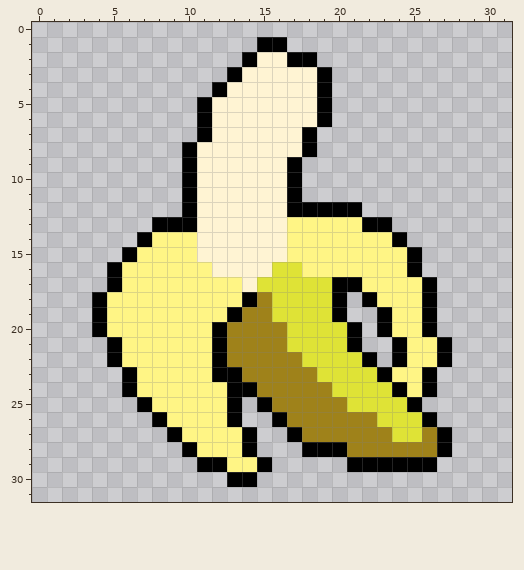
Edited in one commit: pixel-art sprite (tests/dev/res/banana.png). Above is the file before it was changed.
The file is 32x32 pixels.
Once edited:
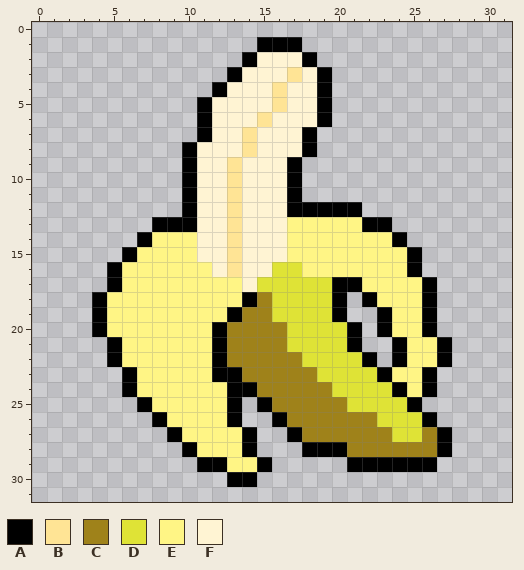
Palette (. is transparent): A #000000  B #ffe495  C #9f821a  D #dfe336  E #fff585  F #fff4d3
The edit:
Changed rows in their new state; - is an unchanged pixel.
first column x 13:
 1 ----A
 2 ----F
 3 ----B
 4 ---B-
 5 ---B-
 6 --B--
 7 -B---
 8 -B---
 9 B----
10 B----
11 B----
12 B----
13 B----
14 B----
15 B----
16 B----
